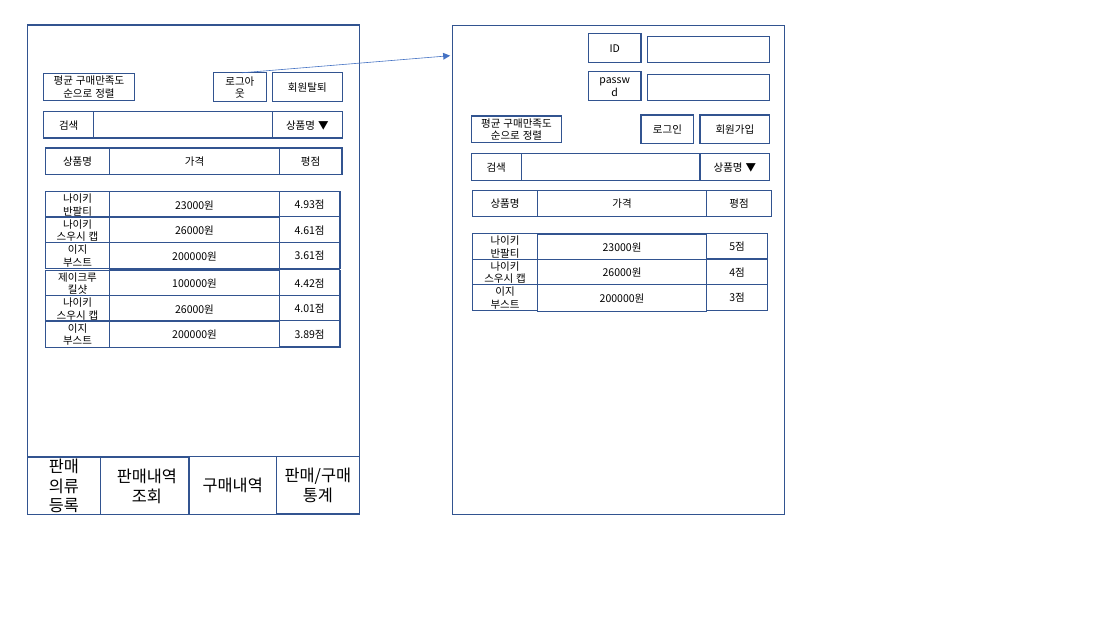
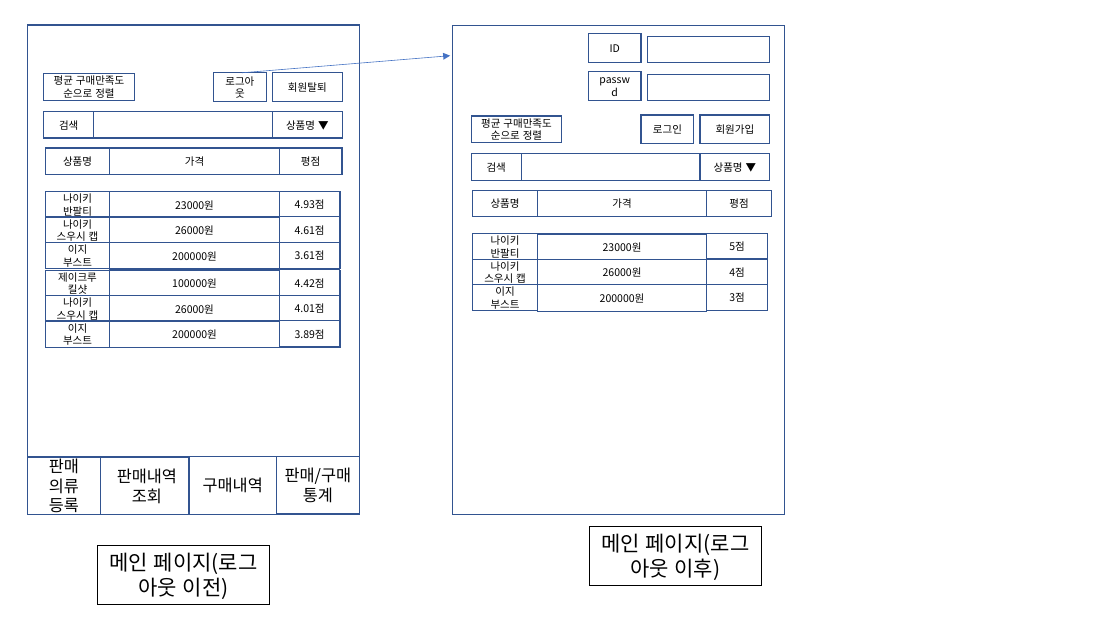
Before and after one commit to bradbrad97/SE, a slide deck: slide 9 of 과제1/merge/UI_Design.pptx (slide 8 before the commit). Drawn at 1120x630 pixels with LibreOffice and Linux fonts; fonts in the diff are those of the drawing. Boxes give left, top, right and bottom in pixels: in the first picture for what was removed or moved away, otherwise in the second. Text is boxed around its words. In the diff, an @@ line names an element or a change of style, - is before the commit and + after.

```diff
--- a/과제1/merge/UI_Design.pptx
+++ b/과제1/merge/UI_Design.pptx
@@ rectangle added at (590,526,762,586), outline #000000 0.75 pt, 18 pt, text #000000 @@
+메인 페이지(로그 아웃 이후)
@@ rectangle added at (97,545,270,605), outline #000000 0.75 pt, 18 pt, text #000000 @@
+메인 페이지(로그 아웃 이전)
```
Also in this commit, not shown: 7 other slides changed, 1 slide added.
